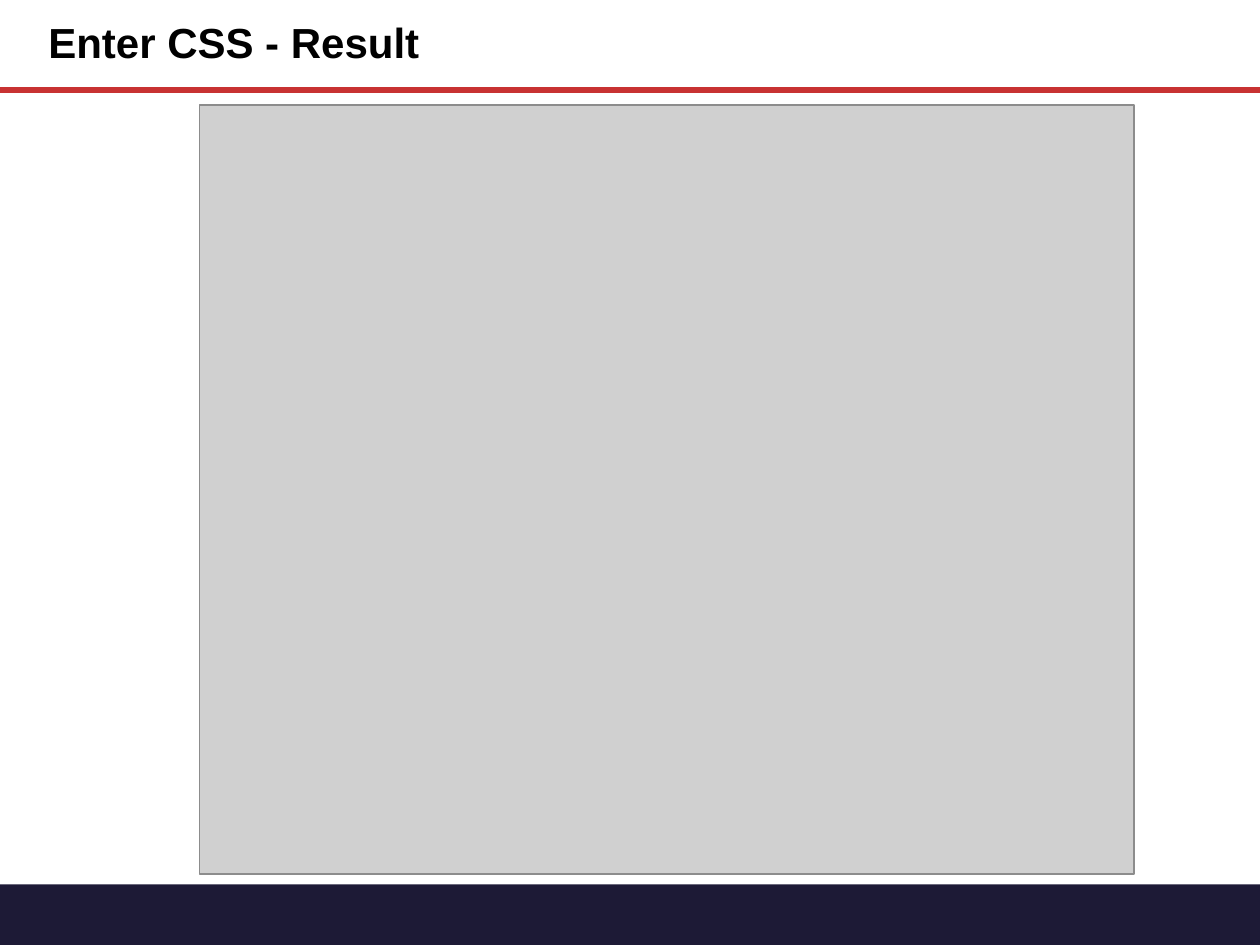
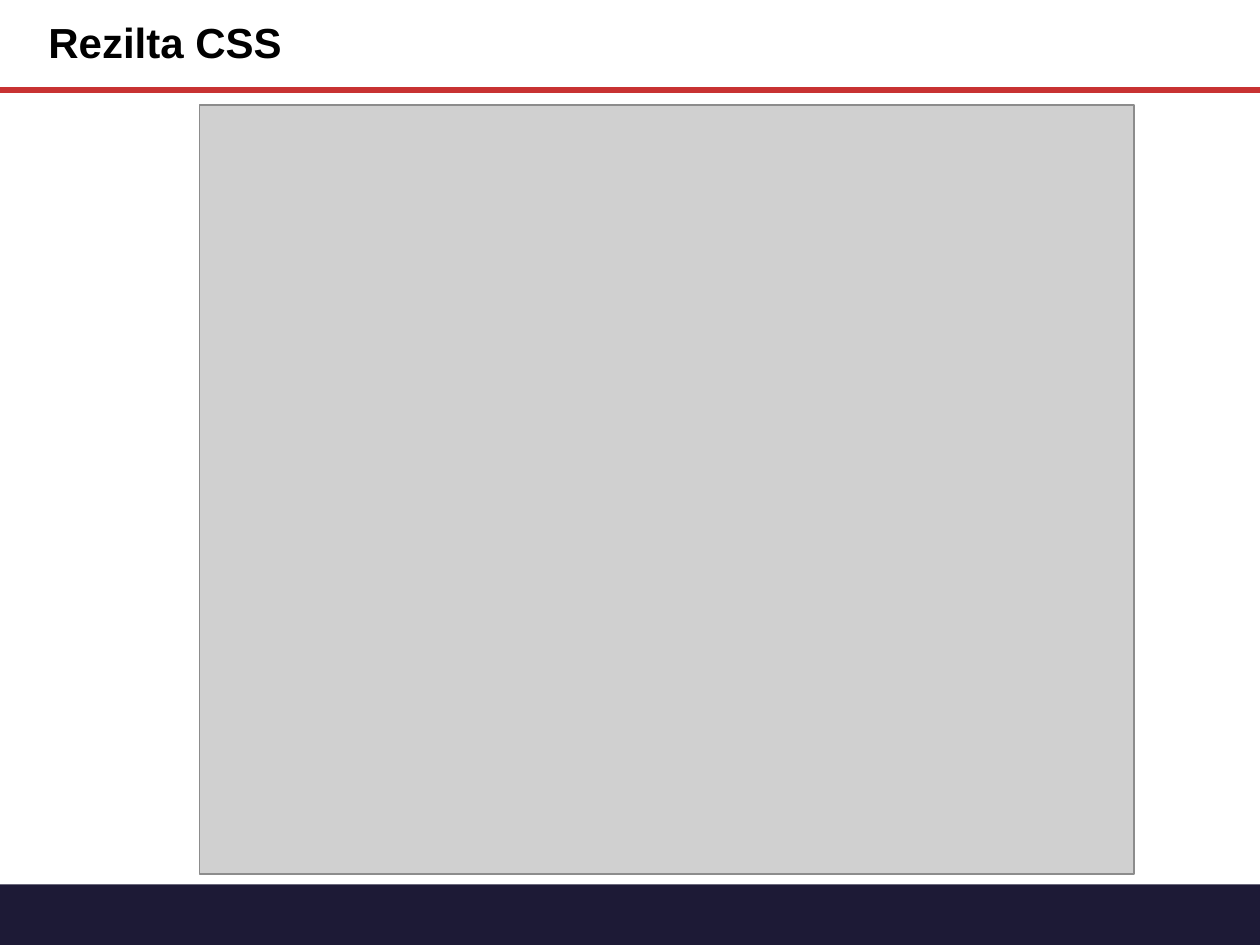
Before and after one commit to tichaiti/tichaiti-workshop, a slide deck: slide 19 of Prezantasyon/Gitn_Pro_HTML_CSS.pptx (slide 20 before the commit). Drawn at 1260x945 pixels with LibreOffice and Linux fonts; fonts in the diff are those of the drawing; grey boxes stand for pictures. Boxes give left, top, right and bottom in pixels: in the first picture for what was removed or moved away, otherwise in the second. Text is boxed around its words. In the diff, an @@ line names an element or a change of style, - is before the commit and + after.

```diff
--- a/Prezantasyon/Gitn_Pro_HTML_CSS.pptx
+++ b/Prezantasyon/Gitn_Pro_HTML_CSS.pptx
@@ title at <box>48,27,281,59</box>: text changed @@
-Enter CSS - Result
+Rezilta CSS
```
Also in this commit, not shown: 7 other slides changed, 6 slides added, 10 slides removed, 2 other files.
